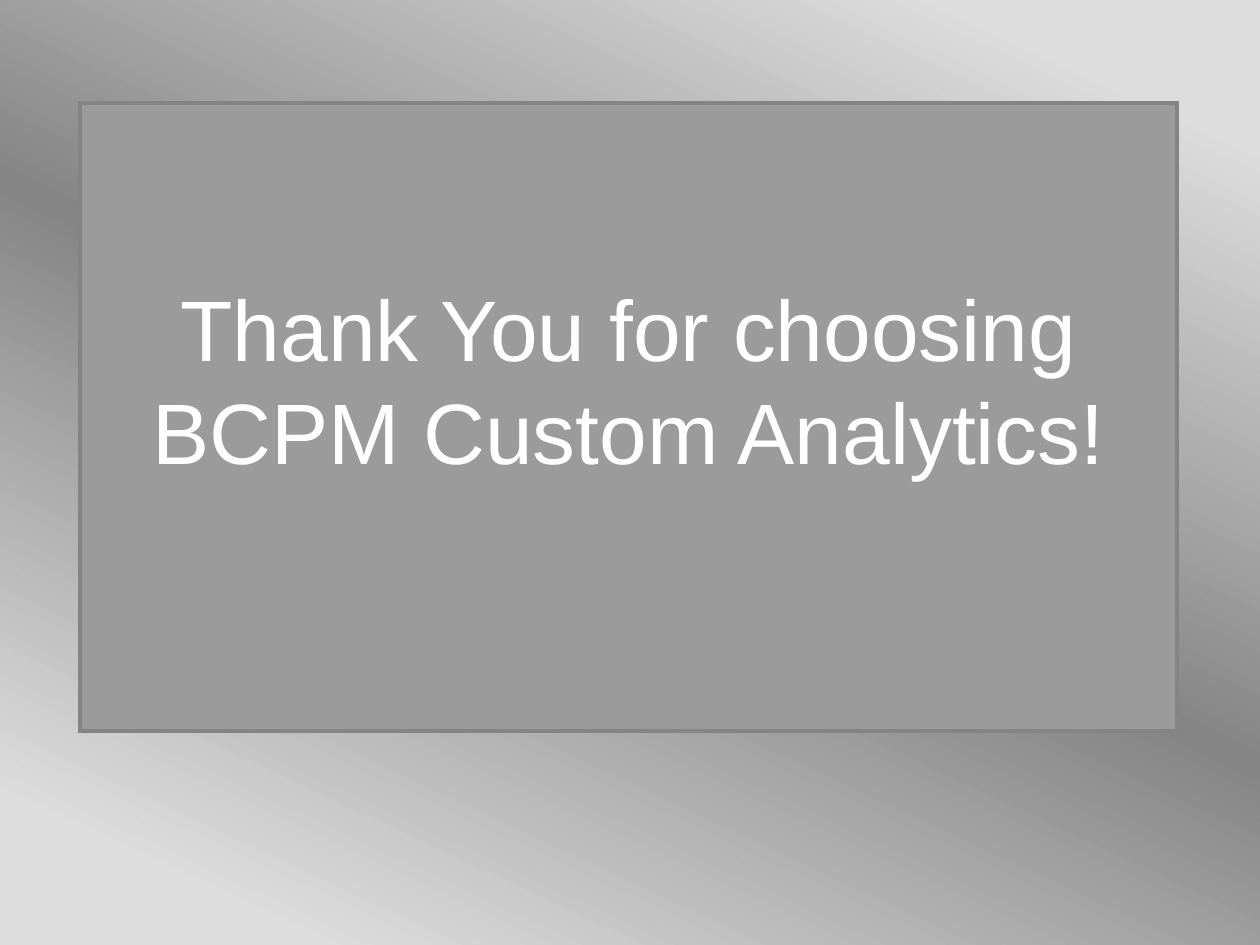
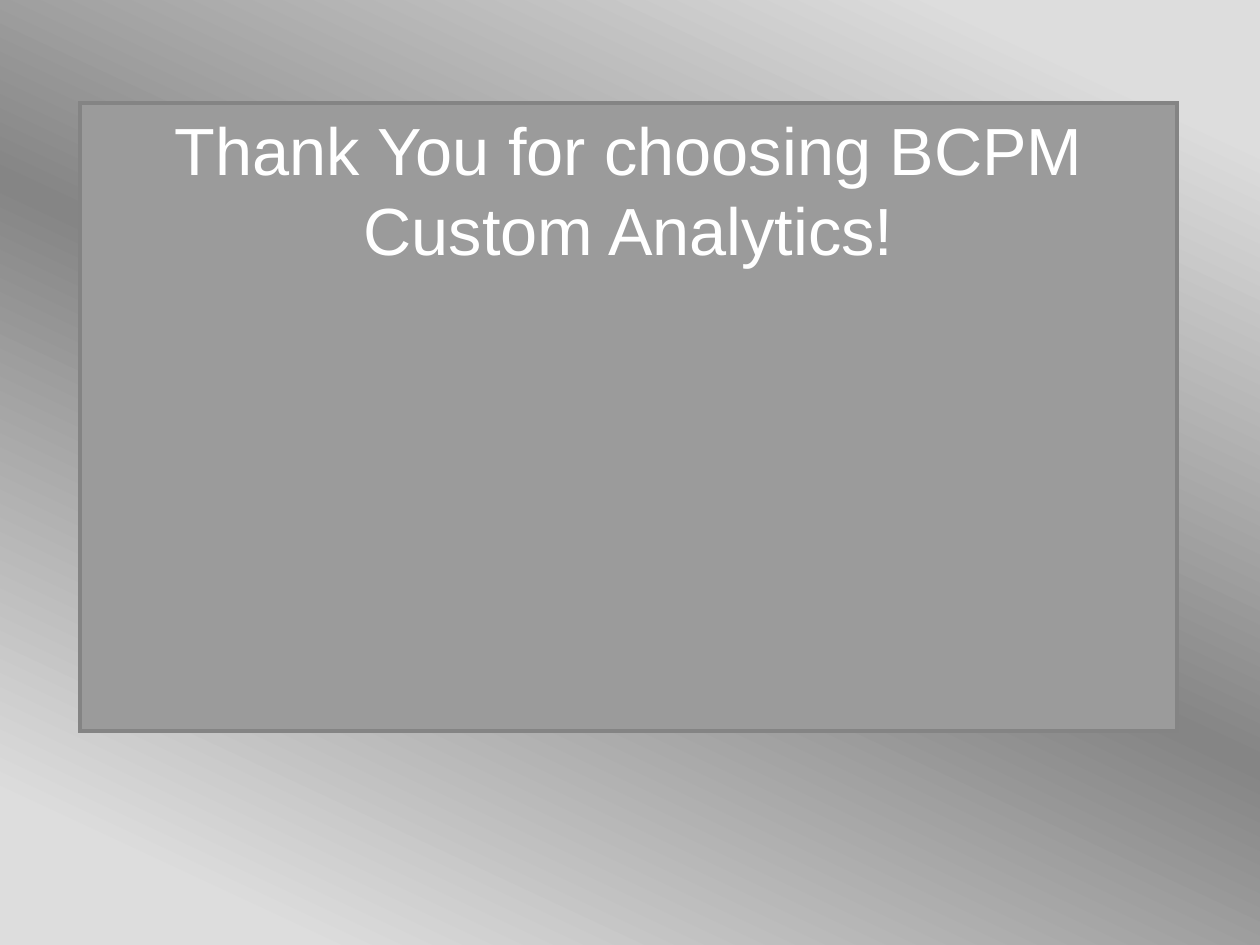
Before and after one commit to BCPMcustom/courseraSQL, a slide deck: slide 16 of Course#10/MintClassics.pptx (slide 27 before the commit). Drawn at 1260x945 pixels with LibreOffice and Linux fonts; fonts in the diff are those of the drawing; background and template pictures are left out. Boxes give left, top, right and bottom in pixels: in the first picture for what was removed or moved away, otherwise in the second. Text is boxed around its words. In the diff, an @@ line names an element or a change of style, - is before the commit and + after.

```diff
--- a/Course#10/MintClassics.pptx
+++ b/Course#10/MintClassics.pptx
@@ text "Thank You for choosing BCPM ...": place and size @@
-text "Thank You for choosing BCPM ..." at (152, 299, 1105, 480)
+text "Thank You for choosing BCPM ..." at (175, 127, 1083, 267)
@@ text "Thank You for choosing BCPM ..." at (175, 127, 1083, 267): size 54 to 42 pt @@
```
Also in this commit, not shown: 15 other slides changed, 11 slides removed, 2 other files.
